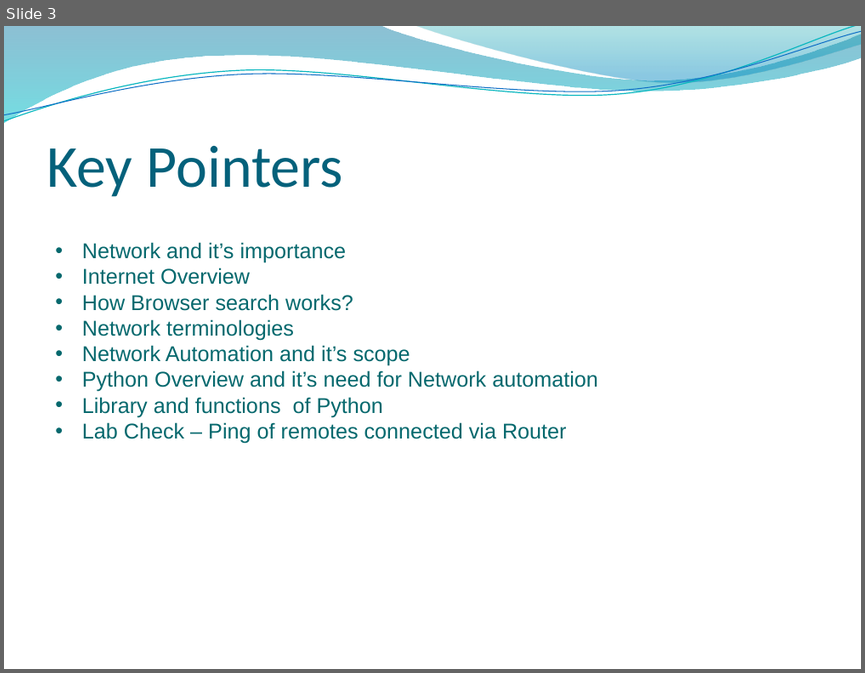
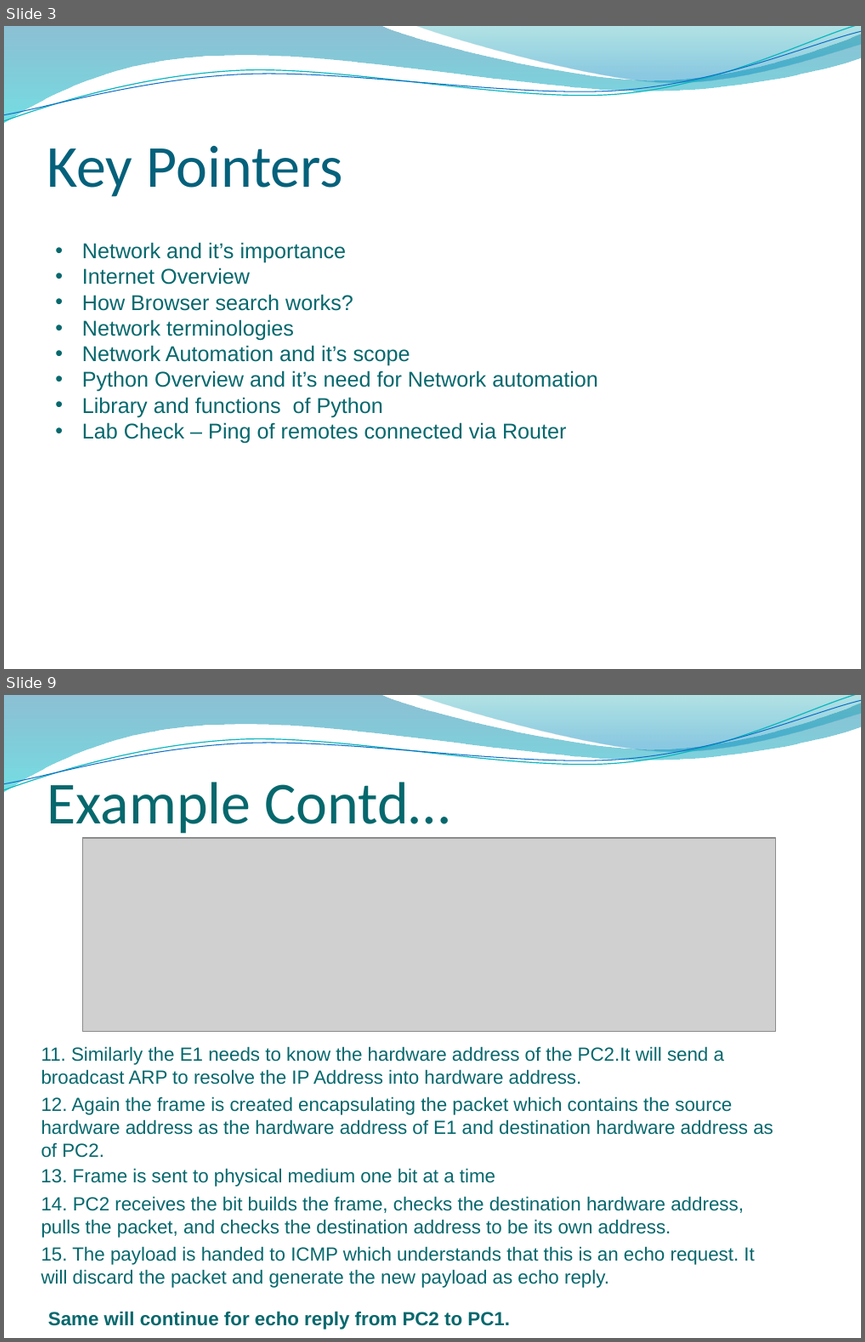
Before and after one commit to yashikadhingra/network-autimation, a slide deck: network_automation.pptx. Shown one above the other, each under a label of ours: slide 3 before the commit, slides 3 and 9 after it; the slides between them are not shown. The pictures are 865x673 and 865x1342 pixels, drawn with LibreOffice and Linux fonts; fonts in the diff are those of the drawing; grey boxes stand for pictures; background and template pictures are left out. Boxes give left, top, right and bottom in pixels: in the first picture for what was removed or moved away, otherwise in the second. Text is boxed around its words. In the diff, an @@ line names an element or a change of style, - is before the commit and + after.

```diff
--- a/network_automation.pptx
+++ b/network_automation.pptx
@@ slide 9 added at <box>4,695,861,1338</box>, background picture (left out); not listed: 4 template elements that a slide beside it also shows @@
@@ title added at <box>46,774,449,838</box>, 50 pt, text #06686C @@
+Example Contd…
@@ picture added at <box>83,838,775,1032</box> @@
@@ text added at <box>41,1046,724,1084</box>, 16 pt, text #06686C @@
+11. Similarly the E1 needs to know the hardware address of the PC2.It will send a broadcast ARP to resolve the IP Address into hardware address.
@@ text added at <box>41,1096,773,1157</box>, 16 pt, text #06686C @@
+12. Again the frame is created encapsulating the packet which contains the source hardware address as the hardware address of E1 and destination hardware address as of PC2.
@@ text added at <box>41,1168,495,1186</box>, 16 pt, text #06686C @@
+13. Frame is sent to physical medium one bit at a time
@@ text added at <box>41,1196,744,1237</box>, 16 pt, text #06686C @@
+14. PC2 receives the bit builds the frame, checks the destination hardware address, pulls the packet, and checks the destination address to be its own address.
@@ text added at <box>41,1246,754,1287</box>, 16 pt, text #06686C @@
+15. The payload is handed to ICMP which understands that this is an echo request. It will discard the packet and generate the new payload as echo reply.
@@ text added at <box>48,1310,510,1329</box>, 16 pt, text #06686C, bold @@
+Same will continue for echo reply from PC2 to PC1.
```
Also in this commit, not shown: 7 other slides added.
